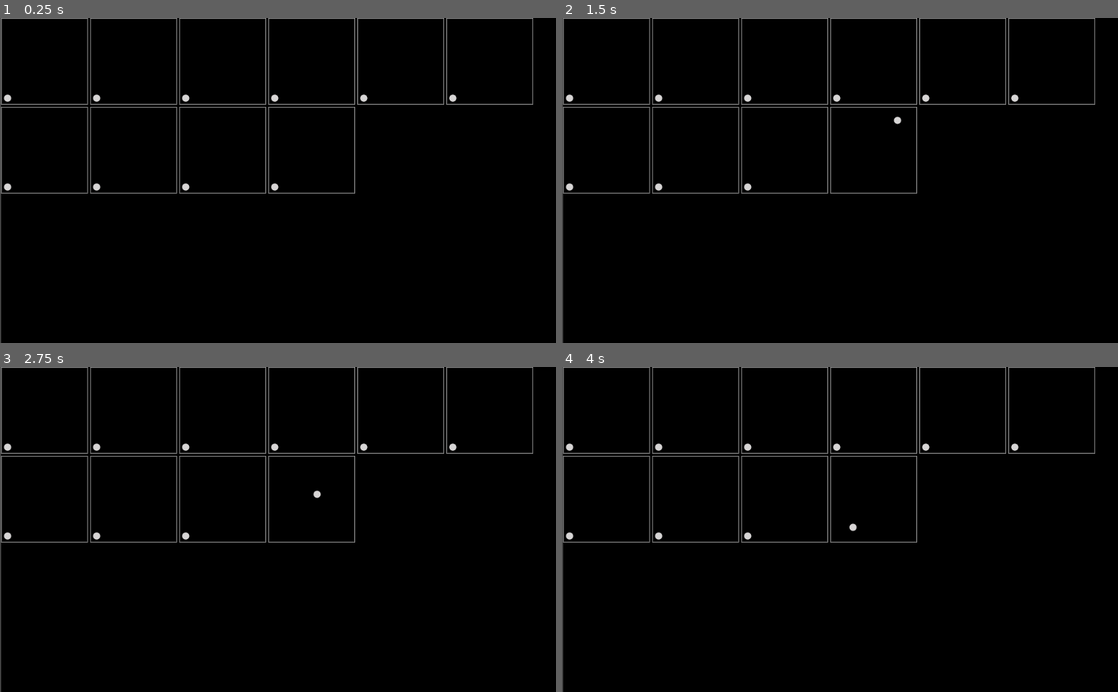
Above: before the commit, frames 1-4 (two rows, left to right).
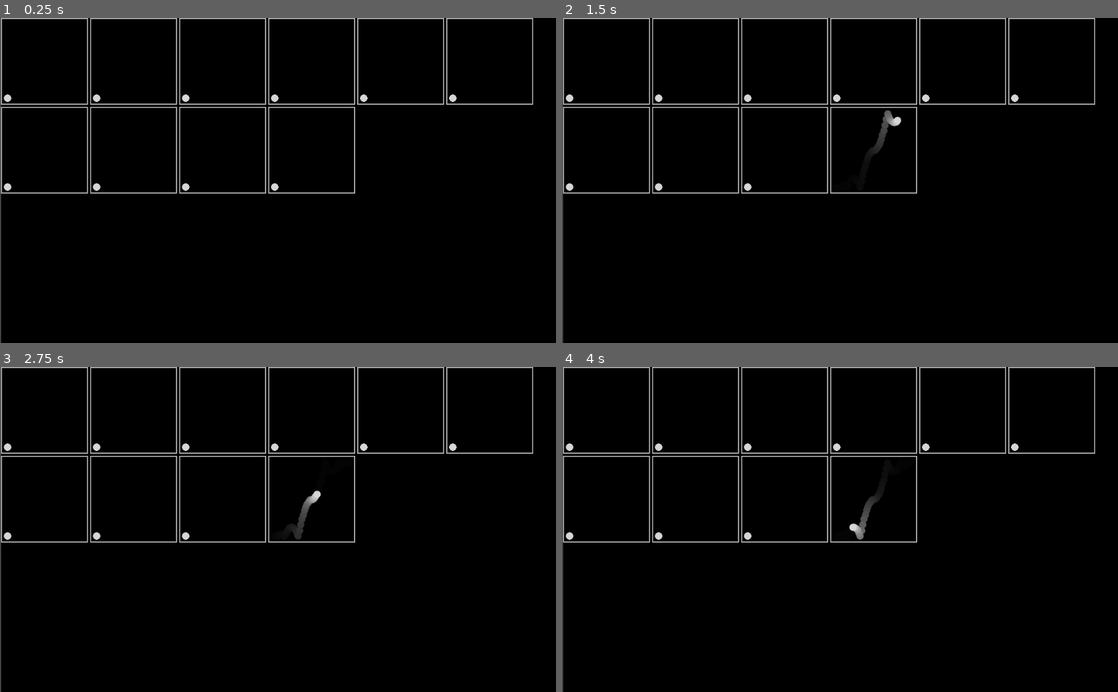
Above: after the commit, the same moments.

Repository: holyslav/TweenGodot
Game: Godot game, scene res://Main.tscn
The game is run twice, just before and just after one commit, with the same random seed, the same clock (stepped at 60 frames per second) and the same inputs.
Inputs (mouse positions are in pixels of both pictures, inside the frame that each line leads up to):
- Up to frame 1 (0.25 s): no input
- Up to frame 2 (1.5 s): tap Enter at 0.5 s; click (840, 180) at 0.67 s; move the mouse to (728, 196) at 1.27 s; click (728, 196) at 1.42 s
- Up to frame 3 (2.75 s): move the mouse to (333, 458) at 2.02 s; click (333, 458) at 2.17 s
- Up to frame 4 (4 s): move the mouse to (812, 594) at 2.77 s; click (812, 594) at 2.92 s; move the mouse to (1006, 578) at 3.52 s; click (1006, 578) at 3.67 s

The runs differ from the first frame. In frame 1, 2.6% of the frame differs, in the area x 0-96%, y 0-55%; in frame 2, 2.8%; in frame 3, 2.8%; in frame 4, 2.8%.

Commit message:
Fix Blur

Diff:
--- a/Main.tscn
+++ b/Main.tscn
@@ -6,27 +6,14 @@
 [sub_resource type="Shader" id=1]
 code = "shader_type canvas_item;
 
-uniform float blur_damping : hint_range(0, 2);
-uniform float front_priority : hint_range(0, 2);
-
-void fragment ()
-{
-	vec3 sum;
-	float central_priority = 1.0 + front_priority;
-	sum += texture(TEXTURE, UV).rgb * central_priority;
-	sum += texture(TEXTURE, UV + SCREEN_PIXEL_SIZE * vec2(1,0)).rgb;
-	sum += texture(TEXTURE, UV + SCREEN_PIXEL_SIZE * vec2(-1,0)).rgb;
-	sum += texture(TEXTURE, UV + SCREEN_PIXEL_SIZE * vec2(0,1)).rgb;
-	sum += texture(TEXTURE, UV + SCREEN_PIXEL_SIZE * vec2(0,-1)).rgb;
-
-	COLOR.rgb = (sum / (4.0 + central_priority * 1.1 + blur_damping));
+void fragment () {
+	vec4 tex = texture(TEXTURE, UV);
+	COLOR.rgb = tex.rgb * 0.9;
 	COLOR.a = 1.0;
 }"
 
 [sub_resource type="ShaderMaterial" id=2]
 shader = SubResource( 1 )
-shader_param/blur_damping = 0.1
-shader_param/front_priority = 1.0
 
 [node name="Main" type="Control"]
 anchor_right = 1.0
Not shown, changed: docs/index.html
Not shown, changed: docs/index.pck
